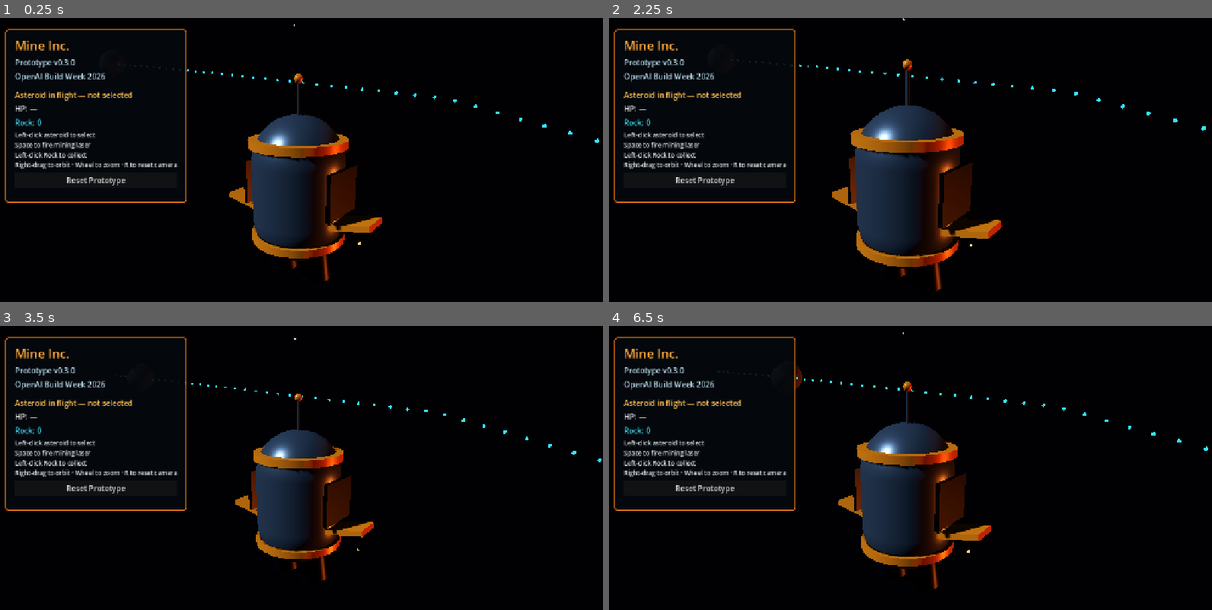
Above: before the commit, frames 1-4 (two rows, left to right).
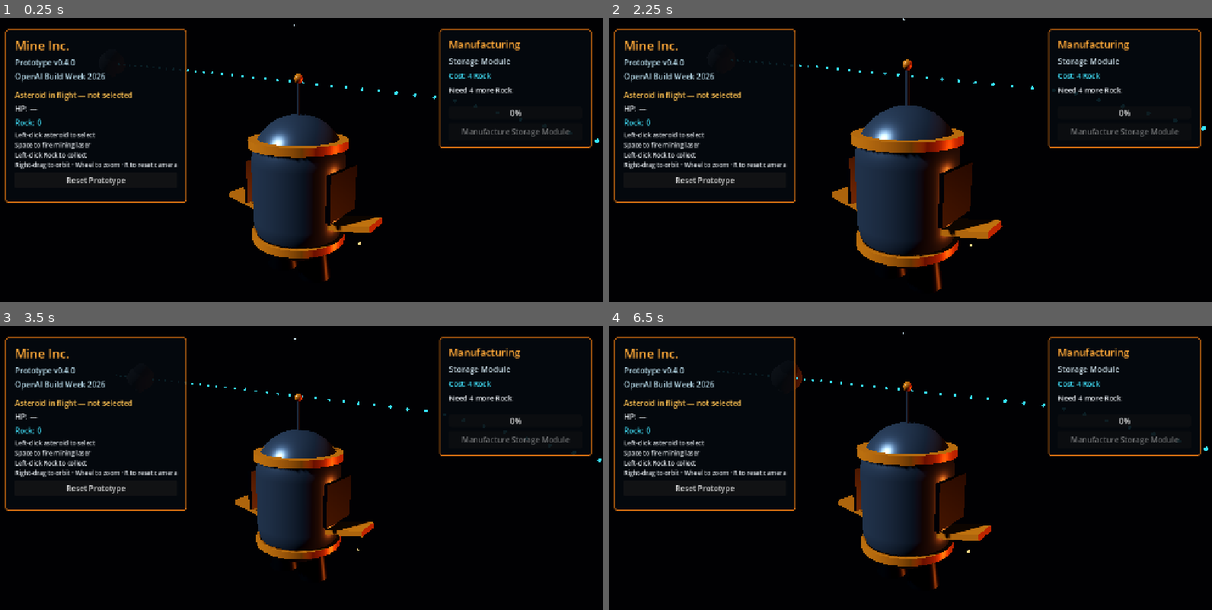
Above: after the commit, the same moments.

Repository: IanKensey/mine-inc-build-week
Game: Godot game, scene res://scenes/main/prototype.tscn
The game is run twice, just before and just after one commit, with the same random seed, the same clock (stepped at 60 frames per second) and the same inputs.
Inputs (mouse positions are in pixels of both pictures, inside the frame that each line leads up to):
- Up to frame 1 (0.25 s): no input
- Up to frame 2 (2.25 s): tap Enter at 0.5 s; move the mouse to (1043, 171) at 0.52 s; hold Right mouse button (camera_orbit) 0.53-1.25 s; click (1043, 171) at 0.67 s; click "Reset Prototype" at 1.25 s; tap R (camera_reset) at 2 s; move the mouse to (783, 205) at 2.02 s; tap Mouse wheel up (camera_zoom_in) at 2.1 s; click (783, 205) at 2.17 s
- Up to frame 3 (3.5 s): tap R (camera_reset) at 2.75 s; move the mouse to (361, 422) at 2.77 s; hold Mouse wheel down (camera_zoom_out) from 2.78 s (still down); click (361, 422) at 2.92 s
- Up to frame 4 (6.5 s): tap R (camera_reset) at 3.5, 4.25, 5 s; move the mouse to (874, 564) at 3.52 s; release Mouse wheel down (camera_zoom_out) at 3.53 s; tap Space (fire_mining_tool) at 3.6 s; click (874, 564) at 3.67 s; move the mouse to (1091, 547) at 4.27 s; hold Right mouse button (camera_orbit) 4.28-5.03 s; click (1091, 547) at 4.42 s; move the mouse to (723, 445) at 5.02 s; tap Mouse wheel up (camera_zoom_in) at 5.1 s; click (723, 445) at 5.17 s; move the mouse to (940, 496) at 5.77 s; hold Mouse wheel down (camera_zoom_out) from 5.78 s (still down); click (940, 496) at 5.92 s

The runs differ from the first frame. In frame 1, 1.5% of the frame differs, in the area x 10-99%, y 3-46%; in frame 2, 1.5%; in frame 3, 1.5%; in frame 4, 1.5%.

Commit message:
feat: complete Milestone 4 manufacturing loop

Diff:
--- a/game/scenes/main/prototype.tscn
+++ b/game/scenes/main/prototype.tscn
@@ -71,6 +71,8 @@
 rock_quantity_per_pickup = 2
 rock_pickup_lifetime = 14.0
 rock_base_drift_speed = 0.75
+storage_module_rock_cost = 4
+manufacturing_duration = 3.0
 
 [node name="SpaceEnvironment" type="WorldEnvironment" parent="."]
 environment = SubResource("Environment_space")
@@ -148,6 +150,10 @@
 
 [node name="ResourcePickups" type="Node3D" parent="."]
 
+[node name="ManufacturingTimer" type="Timer" parent="."]
+wait_time = 3.0
+one_shot = true
+
 [node name="MiningBeam" type="MeshInstance3D" parent="."]
 visible = false
 material_override = SubResource("Material_beam")
--- a/game/scenes/ui/prototype_hud.tscn
+++ b/game/scenes/ui/prototype_hud.tscn
@@ -41,7 +41,7 @@
 [node name="Version" type="Label" parent="InfoPanel/Margin/Content"]
 theme_override_colors/font_color = Color(0.72, 0.86, 0.92, 1)
 theme_override_font_sizes/font_size = 16
-text = "Prototype v0.3.0"
+text = "Prototype v0.4.0"
 
 [node name="Event" type="Label" parent="InfoPanel/Margin/Content"]
 theme_override_colors/font_color = Color(0.72, 0.86, 0.92, 1)
@@ -75,3 +75,56 @@
 focus_mode = 0
 mouse_default_cursor_shape = 2
 text = "Reset Prototype"
+
+[node name="ManufacturingPanel" type="PanelContainer" parent="."]
+anchors_preset = 1
+anchor_left = 1.0
+anchor_right = 1.0
+offset_left = -344.0
+offset_top = 24.0
+offset_right = -24.0
+offset_bottom = 270.0
+grow_horizontal = 0
+theme_override_styles/panel = SubResource("StyleBoxFlat_panel")
+
+[node name="Margin" type="MarginContainer" parent="ManufacturingPanel"]
+theme_override_constants/margin_left = 18
+theme_override_constants/margin_top = 14
+theme_override_constants/margin_right = 18
+theme_override_constants/margin_bottom = 14
+
+[node name="Content" type="VBoxContainer" parent="ManufacturingPanel/Margin"]
+theme_override_constants/separation = 8
+
+[node name="Title" type="Label" parent="ManufacturingPanel/Margin/Content"]
+theme_override_colors/font_color = Color(1, 0.66, 0.22, 1)
+theme_override_font_sizes/font_size = 21
+text = "Manufacturing"
+
+[node name="ModuleName" type="Label" parent="ManufacturingPanel/Margin/Content"]
+theme_override_colors/font_color = Color(0.82, 0.9, 0.94, 1)
+theme_override_font_sizes/font_size = 17
+text = "Storage Module"
+
+[node name="Cost" type="Label" parent="ManufacturingPanel/Margin/Content"]
+theme_override_colors/font_color = Color(0.26, 0.9, 1, 1)
+theme_override_font_sizes/font_size = 15
+text = "Cost: 4 Rock"
+
+[node name="Status" type="Label" parent="ManufacturingPanel/Margin/Content"]
+custom_minimum_size = Vector2(0, 38)
+theme_override_colors/font_color = Color(0.9, 0.92, 0.94, 1)
+theme_override_font_sizes/font_size = 15
+text = "Need 4 more Rock"
+
+[node name="Progress" type="ProgressBar" parent="ManufacturingPanel/Margin/Content"]
+custom_minimum_size = Vector2(0, 24)
+value = 0.0
+show_percentage = true
+
+[node name="ManufactureButton" type="Button" parent="ManufacturingPanel/Margin/Content"]
+custom_minimum_size = Vector2(0, 36)
+focus_mode = 0
+mouse_default_cursor_shape = 2
+disabled = true
+text = "Manufacture Storage Module"
--- a/game/scripts/main/prototype_controller.gd
+++ b/game/scripts/main/prototype_controller.gd
@@ -1,4 +1,10 @@
 extends Node3D
+
+enum ManufacturingState {
+	IDLE,
+	MANUFACTURING,
+	MODULE_PENDING,
+}
 
 @export_range(1, 100, 1) var mining_damage: int = 1
 @export_flags_3d_physics var asteroid_collision_mask: int = 2
@@ -9,12 +15,15 @@
 @export_range(1, 20, 1) var rock_quantity_per_pickup: int = 2
 @export_range(1.0, 30.0, 0.5) var rock_pickup_lifetime: float = 14.0
 @export_range(0.1, 3.0, 0.05) var rock_base_drift_speed: float = 0.75
+@export_range(1, 20, 1) var storage_module_rock_cost: int = 4
+@export_range(0.5, 10.0, 0.5) var manufacturing_duration: float = 3.0
 
 @onready var _camera: Camera3D = $CameraRig/Camera3D
 @onready var _mining_origin: Marker3D = $EscapePod/MiningOrigin
 @onready var _flyby: AsteroidFlyby = $AsteroidPath/AsteroidFlyby
 @onready var _asteroid: PrototypeAsteroid = $AsteroidPath/AsteroidFlyby/Asteroid
 @onready var _resource_pickups: Node3D = $ResourcePickups
+@onready var _manufacturing_timer: Timer = $ManufacturingTimer
 @onready var _beam: MeshInstance3D = $MiningBeam
 @onready var _beam_timer: Timer = $MiningBeamTimer
 @onready var _hud: PrototypeHUD = $PrototypeHUD
@@ -23,6 +32,7 @@
 var _rock_count: int = 0
 var _resources_released_this_run: bool = false
 var _is_resetting: bool = false
+var _manufacturing_state: ManufacturingState = ManufacturingState.IDLE
 
 
 func _ready() -> void:
@@ -30,10 +40,24 @@
 	_asteroid.destroyed.connect(_on_asteroid_destroyed)
 	_flyby.flyby_completed.connect(_on_flyby_completed)
 	_beam_timer.timeout.connect(_on_beam_timer_timeout)
+	_manufacturing_timer.timeout.connect(_on_manufacturing_timer_timeout)
 	_hud.reset_requested.connect(_reset_prototype)
+	_hud.manufacture_requested.connect(_on_manufacture_requested)
 	_hud.show_flyby_active()
 	_hud.set_rock_count(_rock_count)
-	print("Milestone 3 prototype ready.")
+	_refresh_manufacturing_presentation()
+	print("Milestone 4 prototype ready.")
+
+
+func _process(_delta: float) -> void:
+	if _manufacturing_state != ManufacturingState.MANUFACTURING:
+		return
+
+	var timer_duration: float = _manufacturing_timer.wait_time
+	var progress: float = 0.0
+	if timer_duration > 0.0:
+		progress = clampf(1.0 - (_manufacturing_timer.time_left / timer_duration), 0.0, 1.0)
+	_hud.show_manufacturing_progress(progress)
 
 
 func _unhandled_input(event: InputEvent) -> void:
@@ -177,6 +201,8 @@
 		return
 
 	_is_resetting = true
+	_manufacturing_timer.stop()
+	_manufacturing_state = ManufacturingState.IDLE
 	_clear_selection()
 	_clear_rock_pickups()
 	_rock_count = 0
@@ -187,6 +213,7 @@
 	_beam.mesh = null
 	_flyby.reset_flyby()
 	_hud.show_flyby_active()
+	_refresh_manufacturing_presentation()
 	print("Prototype reset requested.")
 	call_deferred("_finish_reset")
 
@@ -218,7 +245,51 @@
 
 	_rock_count += quantity
 	_hud.set_rock_count(_rock_count)
+	_refresh_manufacturing_presentation()
 	print("Collected %d Rock. Inventory: %d" % [quantity, _rock_count])
+
+
+func _on_manufacture_requested() -> void:
+	if _is_resetting or _manufacturing_state != ManufacturingState.IDLE:
+		return
+	if _rock_count < storage_module_rock_cost:
+		_refresh_manufacturing_presentation()
+		return
+
+	_manufacturing_state = ManufacturingState.MANUFACTURING
+	_rock_count -= storage_module_rock_cost
+	_hud.set_rock_count(_rock_count)
+	_manufacturing_timer.wait_time = manufacturing_duration
+	_manufacturing_timer.start()
+	_hud.show_manufacturing_progress(0.0)
+	print("Manufacturing Storage Module started. Spent %d Rock." % storage_module_rock_cost)
+
+
+func _on_manufacturing_timer_timeout() -> void:
+	if _manufacturing_state != ManufacturingState.MANUFACTURING:
+		return
+
+	_manufacturing_state = ManufacturingState.MODULE_PENDING
+	_hud.show_module_pending()
+	print("Storage Module complete and pending placement.")
+
+
+func _refresh_manufacturing_presentation() -> void:
+	match _manufacturing_state:
+		ManufacturingState.IDLE:
+			_hud.show_manufacturing_idle(_rock_count, storage_module_rock_cost)
+		ManufacturingState.MANUFACTURING:
+			var timer_duration: float = _manufacturing_timer.wait_time
+			var progress: float = 0.0
+			if timer_duration > 0.0:
+				progress = clampf(
+					1.0 - (_manufacturing_timer.time_left / timer_duration),
+					0.0,
+					1.0
+				)
+			_hud.show_manufacturing_progress(progress)
+		ManufacturingState.MODULE_PENDING:
+			_hud.show_module_pending()
 
 
 func _on_beam_timer_timeout() -> void:
--- a/game/scripts/ui/prototype_hud.gd
+++ b/game/scripts/ui/prototype_hud.gd
@@ -2,15 +2,21 @@
 extends CanvasLayer
 
 signal reset_requested
+signal manufacture_requested
 
 @onready var _target_status: Label = $InfoPanel/Margin/Content/TargetStatus
 @onready var _health: Label = $InfoPanel/Margin/Content/Health
 @onready var _rock_count: Label = $InfoPanel/Margin/Content/RockCount
 @onready var _reset_button: Button = $InfoPanel/Margin/Content/ResetButton
+@onready var _manufacturing_cost: Label = $ManufacturingPanel/Margin/Content/Cost
+@onready var _manufacturing_status: Label = $ManufacturingPanel/Margin/Content/Status
+@onready var _manufacturing_progress: ProgressBar = $ManufacturingPanel/Margin/Content/Progress
+@onready var _manufacture_button: Button = $ManufacturingPanel/Margin/Content/ManufactureButton
 
 
 func _ready() -> void:
 	_reset_button.pressed.connect(_on_reset_button_pressed)
+	_manufacture_button.pressed.connect(_on_manufacture_button_pressed)
 
 
 func show_flyby_active() -> void:
@@ -37,5 +43,33 @@
 	_rock_count.text = "Rock: %d" % quantity
 
 
+func show_manufacturing_idle(rock_count: int, rock_cost: int) -> void:
+	_manufacturing_cost.text = "Cost: %d Rock" % rock_cost
+	_manufacturing_progress.value = 0.0
+	var remaining_rock: int = maxi(rock_cost - rock_count, 0)
+	if remaining_rock > 0:
+		_manufacturing_status.text = "Need %d more Rock" % remaining_rock
+		_manufacture_button.disabled = true
+	else:
+		_manufacturing_status.text = "Ready to manufacture"
+		_manufacture_button.disabled = false
+
+
+func show_manufacturing_progress(progress: float) -> void:
+	_manufacturing_status.text = "Manufacturing Storage Module…"
+	_manufacturing_progress.value = clampf(progress, 0.0, 1.0) * 100.0
+	_manufacture_button.disabled = true
+
+
+func show_module_pending() -> void:
+	_manufacturing_status.text = "Storage Module complete\nPending placement"
+	_manufacturing_progress.value = 100.0
+	_manufacture_button.disabled = true
+
+
 func _on_reset_button_pressed() -> void:
 	reset_requested.emit()
+
+
+func _on_manufacture_button_pressed() -> void:
+	manufacture_requested.emit()
Not shown, changed: README.md
Not shown, changed: VERSION
Not shown, changed: docs/codex-collaboration-log.md
Not shown, changed: docs/test-checklist.md
Not shown, added: media/screenshots/milestone-4-manufacturing-started.png
Not shown, added: media/screenshots/milestone-4-manufacturing-storage-module-complete.png
Not shown, added: media/screenshots/milestone-4-rock-debris.png
Not shown, added: media/screenshots/miletone-4-two-rocks-captured.png
Not shown, added: media/video-clips/mine-inc-milestone-4-manufacturing-test.mp4
